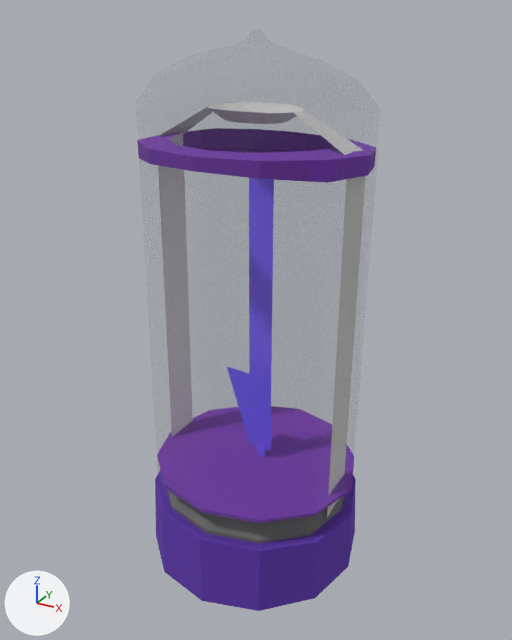
Two versions of the glTF model SpotTheDifference/models/obj_num01_easy.gltf, one commit apart.
The view is the same before and after, from a 50 mm camera at (0.444, -0.808, 0.783) aimed at (0.0, -0.001, 0.38). The lights are fixed; the arrows at lower left show +X, +Y and +Z. Objects named as collision shapes, trigger or cutter boxes, shadow casters or lower levels of detail are left out. Vertices at the same position are counted once.

Before the edit, the objects in view are built like this:
```python
me_cylinder_238 = bpy.data.meshes.new('Cylinder.238')
me_cylinder_238.from_pydata(...)  # 321 vertices, 553 faces; spans x -0.163..0.161, y -0.163..0.159, z -0.002..0.761
# faces by material slot: [341, 212]
me_cylinder_238.materials.append(mat_obj_global_steampunk02)
me_cylinder_238.materials.append(mat_obj_global_glass)
ob_obj_num01_easy = bpy.data.objects.new('obj_num01_easy', me_cylinder_238)
ob_obj_num01_easy.location = (0.0, 0.0, 0.0)
```
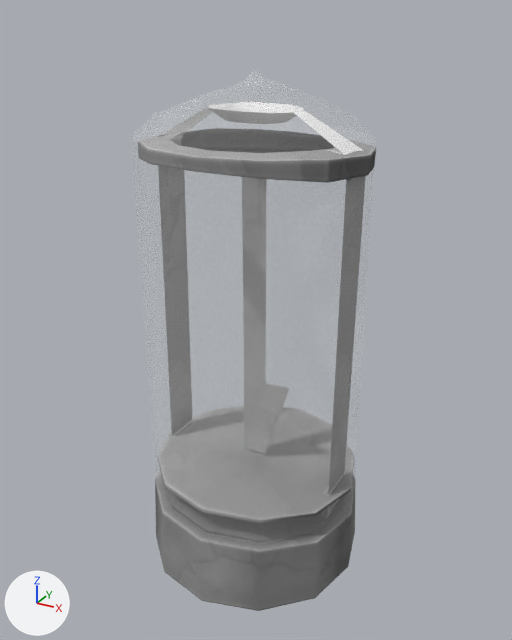
What differs and where, as boxes [x1, y1, x2, y2] in the pictures (512 x 640 px):
'obj_num01_easy_glass', added
    after: [131, 70, 376, 547]
part 1 of me_cylinder_238, rebuilt (not visible afterwards)
    before: [227, 178, 274, 450]
part 2 of me_cylinder_238, deleted
    before: [253, 444, 268, 457]
part 3 of me_cylinder_238, recoloured (purple to grey)
    before: [137, 102, 376, 611]
    after: [155, 147, 376, 611]

The change, as a diff of the scene's bpy script:
```diff
--- a/SpotTheDifference/models/obj_num01_easy.gltf.py
+++ b/SpotTheDifference/models/obj_num01_easy.gltf.py
@@ img_obj_num01_alt @@
+img_obj_num01_alt = load_image('obj_num01_alt', 'textures/obj_num01_alt.jpg', 1024, 1024, 'sRGB')
@@ mat_obj_num01_alt @@
+mat_obj_num01_alt = bpy.data.materials.new('obj_num01_alt')
+# uses the picture img_obj_num01_alt
@@ mat_obj_num00_glass @@
+mat_obj_num00_glass = principled_material('obj_num00_glass')
+mat_obj_num00_glass.base_color = (1.0, 1.0, 1.0)  # white #ffffff
+mat_obj_num00_glass.roughness = 1.0
+mat_obj_num00_glass.alpha = 0.1
@@ me_cylinder_238 @@
 # used by ob_obj_num01_easy; location = (0.0, 0.0, 0.0)
-me_cylinder_238.from_pydata(...)  # 321 vertices, 553 faces; spans x -0.163..0.161, y -0.163..0.159, z -0.002..0.761
-me_cylinder_238.materials.append(mat_obj_global_glass)
+me_cylinder_238.from_pydata(...)  # 211 vertices, 341 faces; spans x -0.163..0.161, y -0.163..0.159, z -0.002..0.673
+# me_cylinder_238 part 1: the loose piece of 7 vertices spanning x -0.05..0.026, y 0.0, z 0.168..0.594 is rebuilt with 11 vertices and now spans x -0.021..0.055, y 0.0, z 0.159..0.603, in mat_obj_num01_alt
+# me_cylinder_238 part 2: the loose piece of 6 vertices spanning x -0.011..0.026, y 0.0, z 0.15..0.17 is deleted
+# me_cylinder_238 part 3: 332 faces spanning x -0.163..0.161, y -0.163..0.159, z -0.002..0.673 switch from mat_obj_global_steampunk02 to mat_obj_num01_alt
@@ me_mesh_036 @@
+me_mesh_036.from_pydata(...)  # 108 vertices, 212 faces; spans x -0.156..0.157, y -0.156..0.154, z 0.074..0.713
+me_mesh_036.materials.append(mat_obj_num00_glass)  # white #ffffff
@@ ob_obj_num01_easy_glass @@
+ob_obj_num01_easy_glass = bpy.data.objects.new('obj_num01_easy_glass', me_mesh_036)
+ob_obj_num01_easy_glass.location = (0.0, 0.0, 0.0)
```
